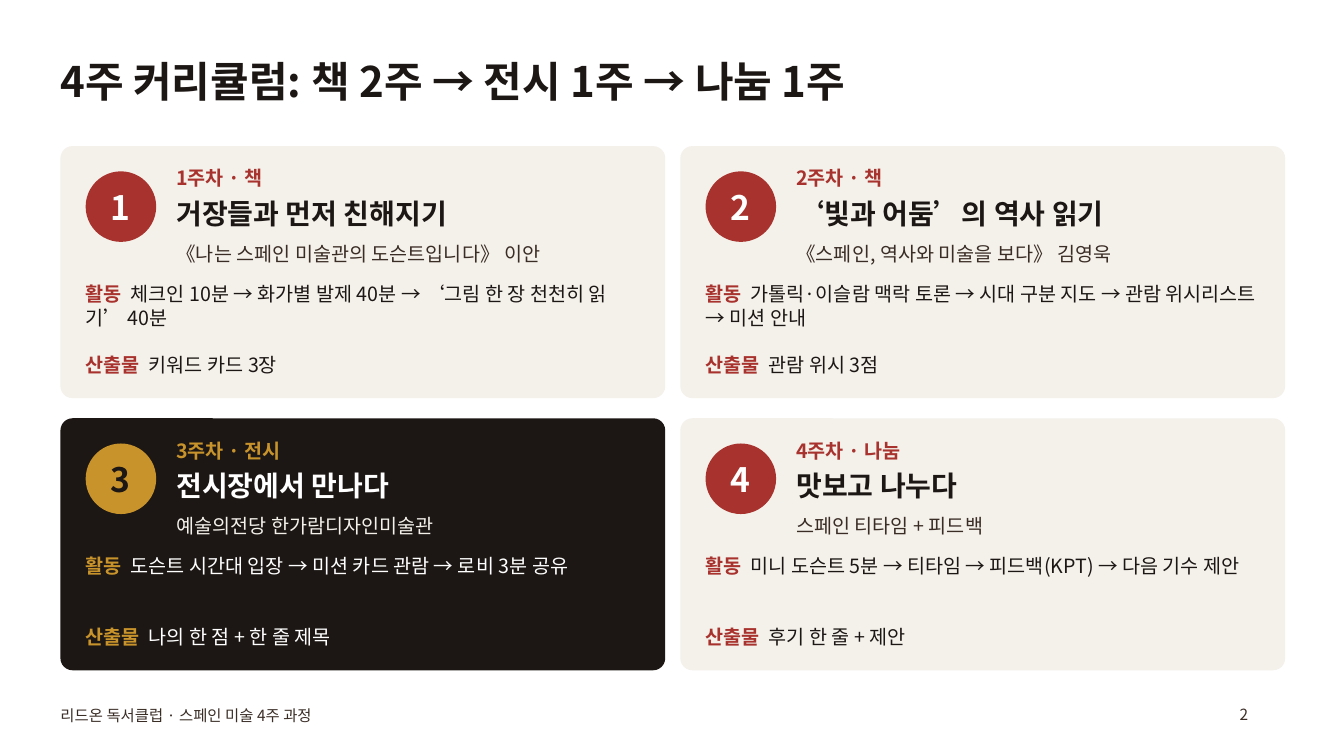
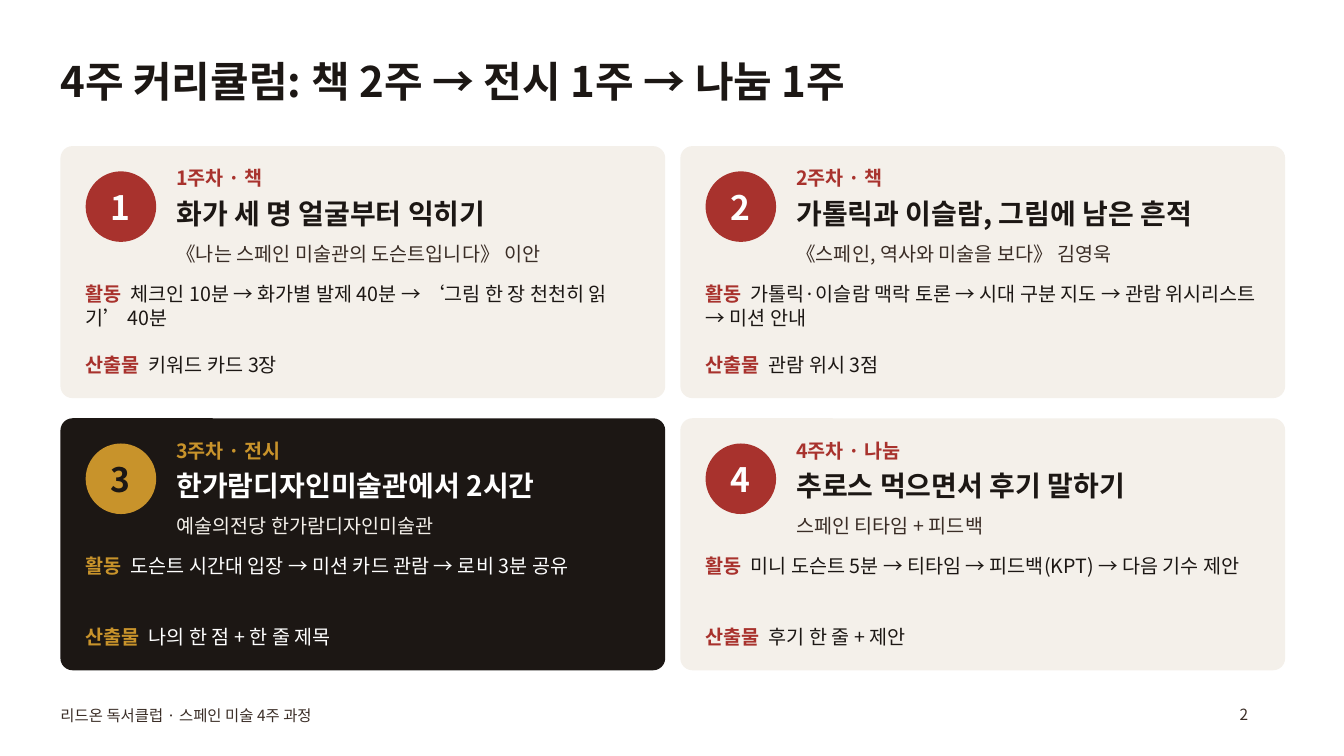
Before and after one commit to hyunjuwork-7923/-, a slide deck: slide 2 of deck/readon_spain_art_club.pptx. Drawn at 1344x756 pixels with LibreOffice and Linux fonts; fonts in the diff are those of the drawing. Boxes give left, top, right and bottom in pixels: in the first picture for what was removed or moved away, otherwise in the second. Text is boxed around its words. In the diff, an @@ line names an element or a change of style, - is before the commit and + after.

```diff
--- a/deck/readon_spain_art_club.pptx
+++ b/deck/readon_spain_art_club.pptx
@@ text at <box>176,200,485,227</box>: text changed @@
-거장들과 먼저 친해지기
+화가 세 명 얼굴부터 익히기
@@ text at <box>796,200,1192,230</box>: text changed @@
-‘빛과 어둠’의 역사 읽기
+가톨릭과 이슬람, 그림에 남은 흔적
@@ text at <box>176,472,535,499</box>: text changed @@
-전시장에서 만나다
+한가람디자인미술관에서 2시간
@@ text at <box>796,472,1125,499</box>: text changed @@
-맛보고 나누다
+추로스 먹으면서 후기 말하기
```
Also in this commit, not shown: 4 other slides changed, 2 other files.
